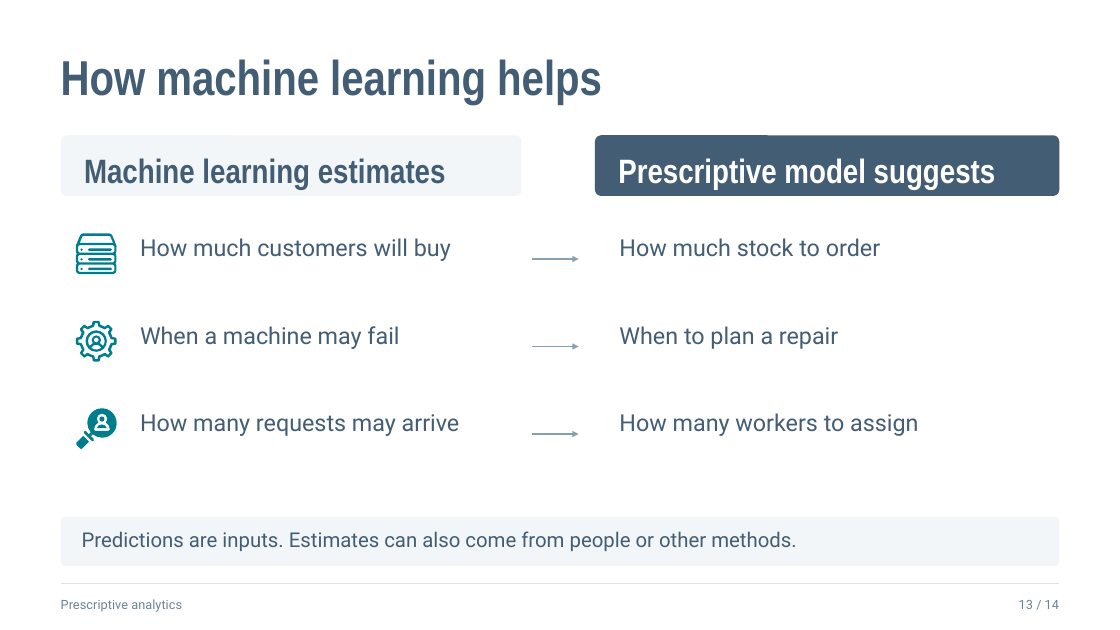
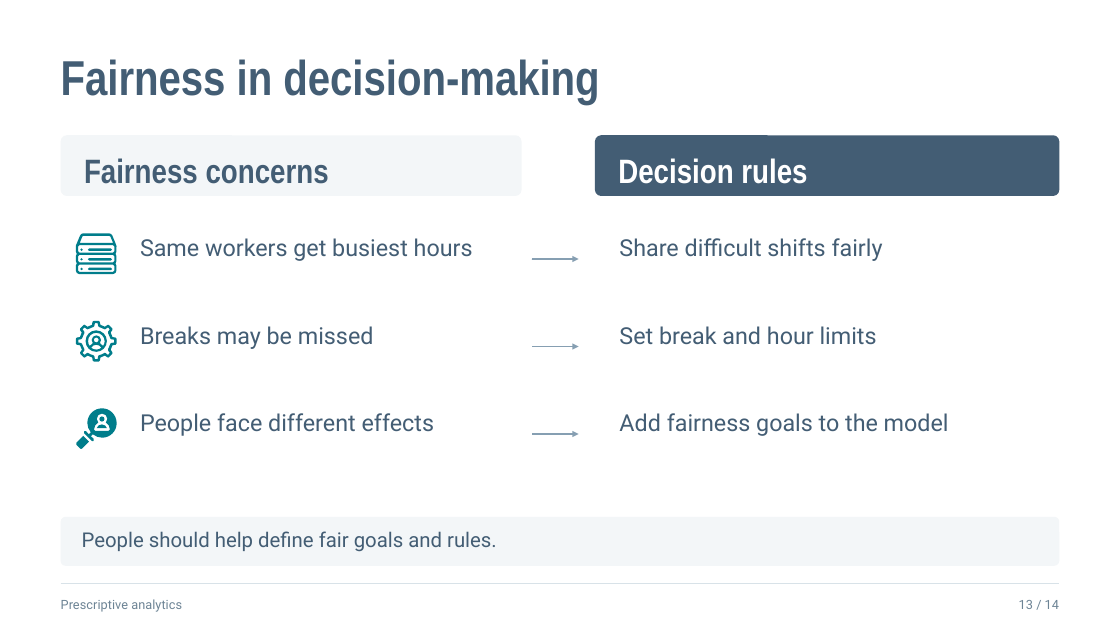
Before and after one commit to aliomar139/M2-Projects, a slide deck: slide 13 of prescriptive-analytics/prescriptive-analytics-presentation-designed.pptx. Drawn at 1120x630 pixels with LibreOffice and Linux fonts; fonts in the diff are those of the drawing. Boxes give left, top, right and bottom in pixels: in the first picture for what was removed or moved away, otherwise in the second. Text is boxed around its words. In the diff, an @@ line names an element or a change of style, - is before the commit and + after.

Commit message:
Update prescriptive analytics presentation: Replace existing presentation with revised version

```diff
--- a/prescriptive-analytics/prescriptive-analytics-presentation-designed.pptx
+++ b/prescriptive-analytics/prescriptive-analytics-presentation-designed.pptx
@@ text at (61, 59, 599, 105): text changed @@
-How machine learning helps
+Fairness in decision-making
@@ text at (84, 158, 329, 184): text changed @@
-Machine learning estimates
+Fairness concerns
@@ text at (618, 158, 807, 184): text changed @@
-Prescriptive model suggests
+Decision rules
@@ text at (140, 238, 473, 261): text changed @@
-How much customers will buy
+Same workers get busiest hours
@@ text at (619, 238, 883, 261): text changed @@
-How much stock to order
+Share difficult shifts fairly
@@ text at (140, 326, 374, 349): text changed @@
-When a machine may fail
+Breaks may be missed
@@ text at (619, 326, 877, 344): text changed @@
-When to plan a repair
+Set break and hour limits
@@ text at (140, 413, 434, 436): text changed @@
-How many requests may arrive
+People face different effects
@@ text at (619, 413, 949, 436): text changed @@
-How many workers to assign
+Add fairness goals to the model
@@ text at (82, 531, 497, 551): text changed @@
-Predictions are inputs. Estimates can also come from people or other methods.
+People should help define fair goals and rules.
```
